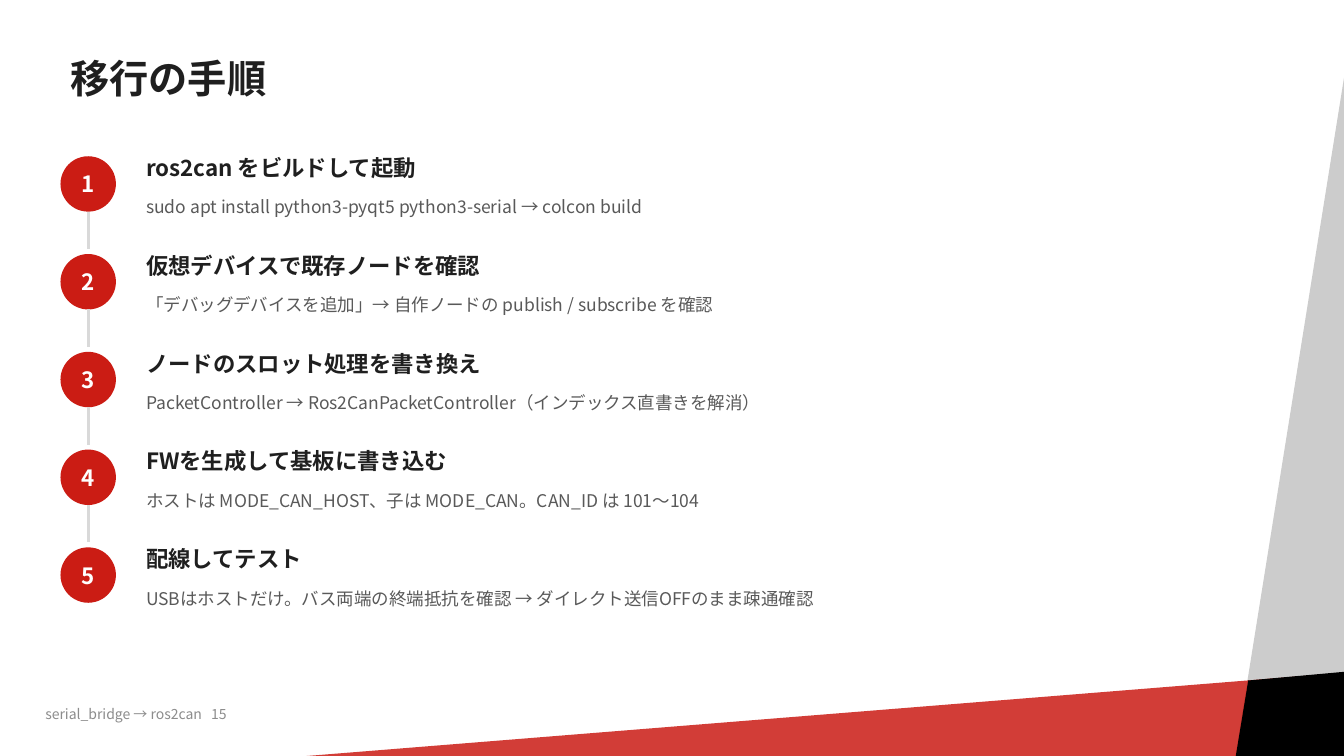
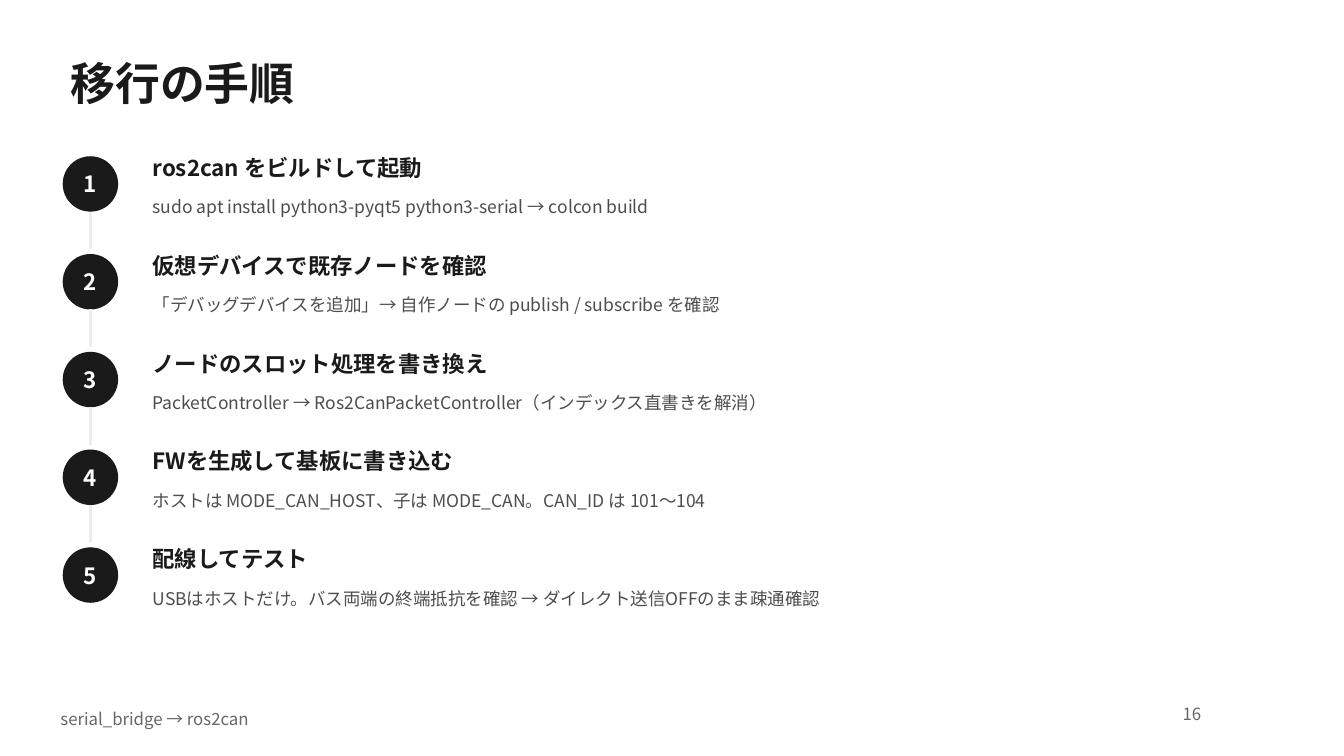
Before and after one commit to RRST-NHK-Project/ros2can, a slide deck: slide 16 of pptx/serial_bridgeからros2canへ_移行ガイド.pptx (slide 15 before the commit). Drawn at 1344x756 pixels with LibreOffice and Linux fonts; fonts in the diff are those of the drawing; background and template pictures are left out. Boxes give left, top, right and bottom in pixels: in the first picture for what was removed or moved away, otherwise in the second. Text is boxed around its words. In the diff, an @@ line names an element or a change of style, - is before the commit and + after.

```diff
--- a/pptx/serial_bridgeからros2canへ_移行ガイド.pptx
+++ b/pptx/serial_bridgeからros2canへ_移行ガイド.pptx
@@ rectangle removed at [1136,18,1344,756] @@
@@ title "移行の手順" at [71,62,295,104]: size 28 to 32 pt, text colour #1F1F1F to #1A1A1A; line spacing 0.9 to 1 @@
@@ line (91, 212) - (91, 249): stroke #D9D9D9 2 pt to #EDEDED 2 pt @@
@@ line (91, 310) - (91, 347): stroke #D9D9D9 2 pt to #EDEDED 2 pt @@
@@ line (91, 407) - (91, 445): stroke #D9D9D9 2 pt to #EDEDED 2 pt @@
@@ line (91, 505) - (91, 542): stroke #D9D9D9 2 pt to #EDEDED 2 pt @@
@@ fill #CB1C14 to #1A1A1A in 5 elements at [63,352,118,407], [63,156,118,212], [63,254,118,310], [63,450,118,505], [63,547,118,603] @@
@@ text colour #1F1F1F to #1A1A1A in 5 elements at [153,157,422,178], [153,254,487,276], [153,353,488,374], [153,450,454,471], [153,548,309,569] @@
@@ text colour #595959 to #4D4D4D in 5 elements at [153,199,649,217], [153,296,719,315], [153,394,767,411], [153,493,706,510], [153,590,820,607] @@
@@ rectangle removed at [57,666,1344,756] @@
@@ parallelogram removed at [1218,666,1344,756] @@
@@ text removed at [45,708,227,723] @@
-serial_bridge → ros2can 15
@@ text added at [60,711,249,729], 12 pt, text #666666 @@
+serial_bridge → ros2can
@@ page number added at [1183,707,1202,720], 12 pt, text #666666 @@
+16
```
Also in this commit, not shown: 17 other slides changed, 1 slide added, 5 other files.
